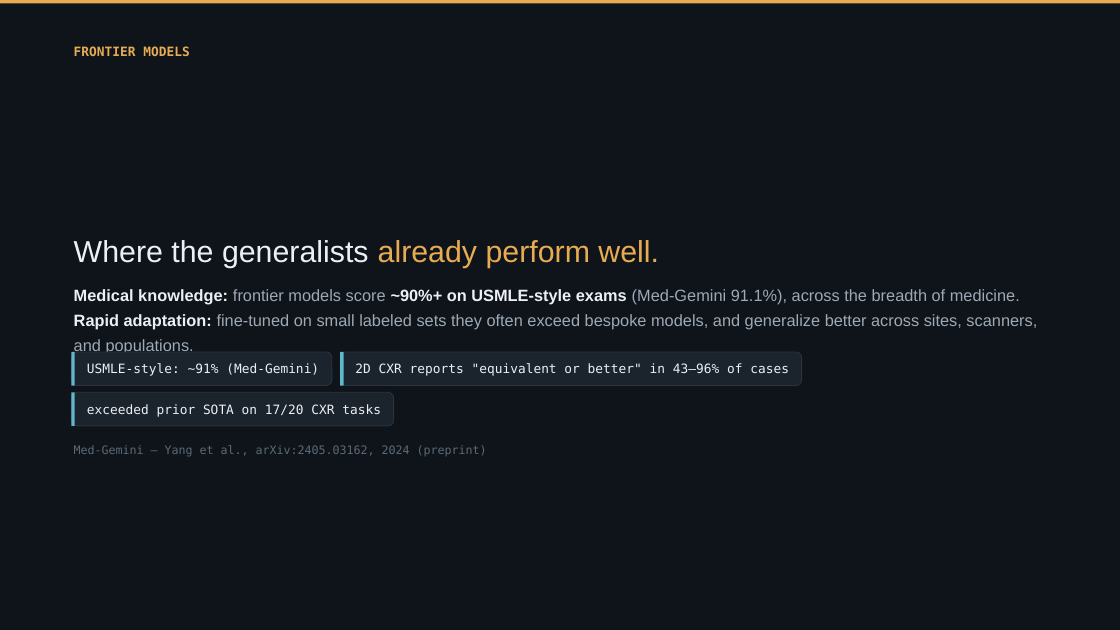
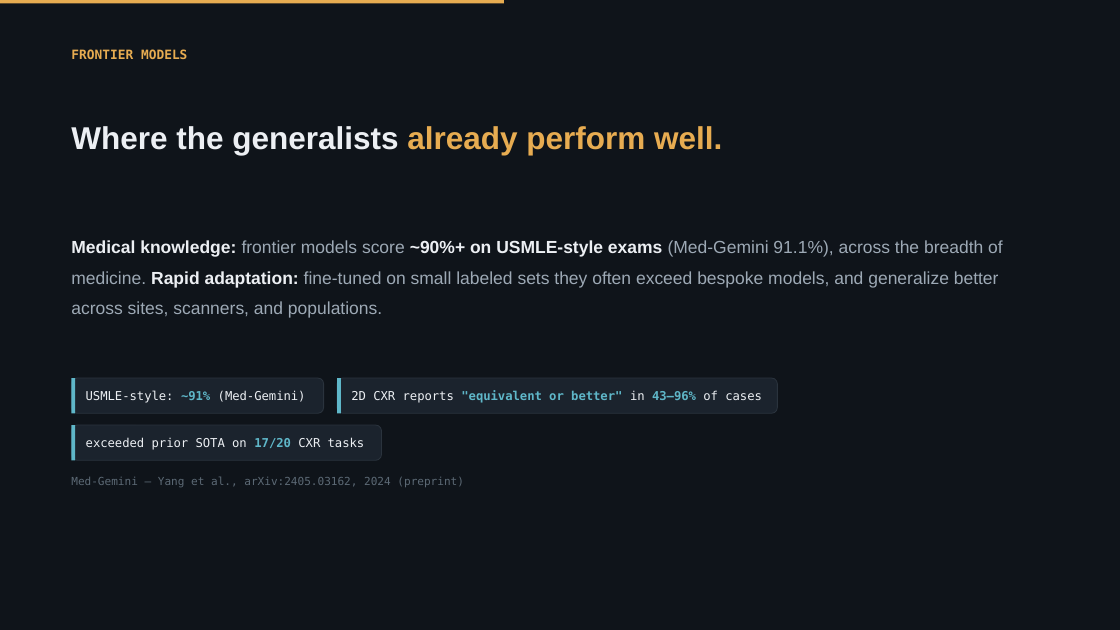
Before and after one commit to Emory-HITI/Mammo, a slide deck: slide 2 of keynote-iwbi-2026/pptx/sections/IWBI2026_Trivedi_06b_frontier.pptx. Drawn at 1120x630 pixels with LibreOffice and Linux fonts; fonts in the diff are those of the drawing; background and template pictures are left out. Boxes give left, top, right and bottom in pixels: in the first picture for what was removed or moved away, otherwise in the second. Text is boxed around its words. In the diff, an @@ line names an element or a change of style, - is before the commit and + after.

```diff
--- a/keynote-iwbi-2026/pptx/sections/IWBI2026_Trivedi_06b_frontier.pptx
+++ b/keynote-iwbi-2026/pptx/sections/IWBI2026_Trivedi_06b_frontier.pptx
@@ rectangle: place and size @@
-rectangle at <box>0,0,1120,3</box>
+rectangle at <box>0,0,504,3</box>
@@ text "FRONTIER MODELS" at <box>71,49,187,59</box>: line spacing 1.28 to 1; less space between paragraphs @@
@@ text "Where the generalists already perform ...": place and size @@
-text "Where the generalists already perform ..." at <box>74,240,659,268</box>
+text "Where the generalists already perform ..." at <box>71,126,722,155</box>
@@ text "Where the generalists already perform ..." at <box>71,126,722,155</box>: size 26 to 27 pt, bold on; line spacing 1.06 to 1.12; less space between paragraphs @@
@@ text "Medical knowledge: frontier models score ...": place and size @@
-text "Medical knowledge: frontier models score ..." at <box>74,289,1037,355</box>
+text "Medical knowledge: frontier models score ..." at <box>71,240,1003,318</box>
@@ text "Medical knowledge: frontier models score ..." at <box>71,240,1003,318</box>: size 14 to 15 pt; line spacing 1.28 to 1.45; less space between paragraphs @@
@@ rounded rectangle "USMLE-style: ~91% (Med-Gemini)": place and size @@
-rounded rectangle "USMLE-style: ~91% (Med-Gemini)" at <box>71,352,332,386</box>
+rounded rectangle "USMLE-style: ~91% (Med-Gemini)" at <box>71,378,323,413</box>
@@ rounded rectangle "USMLE-style: ~91% (Med-Gemini)" at <box>71,378,323,413</box>: size 11 to 10.5 pt; text colour #ECEFF3 to #5FB7C9, bold on in "~91%"; alignment centre to left; outline #2A333E 0.75 pt to #2A333D 0.75 pt @@
@@ rectangle: place and size @@
-rectangle at <box>71,392,75,426</box>
+rectangle at <box>71,378,75,413</box>
@@ rounded rectangle "2D CXR reports "equivalent or ...": place and size @@
-rounded rectangle "2D CXR reports "equivalent or ..." at <box>340,352,802,386</box>
+rounded rectangle "2D CXR reports "equivalent or ..." at <box>337,378,777,413</box>
@@ rounded rectangle "2D CXR reports "equivalent or ..." at <box>337,378,777,413</box>: size 11 to 10.5 pt; text colour #ECEFF3 to #5FB7C9, bold on in ""equivalent or better" 43–96%"; alignment centre to left; outline #2A333E 0.75 pt to #2A333D 0.75 pt @@
@@ rectangle: place and size @@
-rectangle at <box>340,352,344,386</box>
+rectangle at <box>337,378,340,413</box>
@@ rounded rectangle "exceeded prior SOTA on 17/20 ...": place and size @@
-rounded rectangle "exceeded prior SOTA on 17/20 ..." at <box>71,392,394,426</box>
+rounded rectangle "exceeded prior SOTA on 17/20 ..." at <box>71,425,381,460</box>
@@ rounded rectangle "exceeded prior SOTA on 17/20 ..." at <box>71,425,381,460</box>: size 11 to 10.5 pt; text colour #ECEFF3 to #5FB7C9, bold on in "17/20"; alignment centre to left; outline #2A333E 0.75 pt to #2A333D 0.75 pt @@
@@ rectangle: place and size @@
-rectangle at <box>71,352,75,386</box>
+rectangle at <box>71,425,75,460</box>
@@ text "Med-Gemini — Yang et al., ...": place and size @@
-text "Med-Gemini — Yang et al., ..." at <box>74,445,487,457</box>
+text "Med-Gemini — Yang et al., ..." at <box>71,476,464,487</box>
@@ text "Med-Gemini — Yang et al., ..." at <box>71,476,464,487</box>: size 10 to 9.5 pt; less space between paragraphs @@
```
Also in this commit, not shown: 6 other slides changed, 1 other file.
